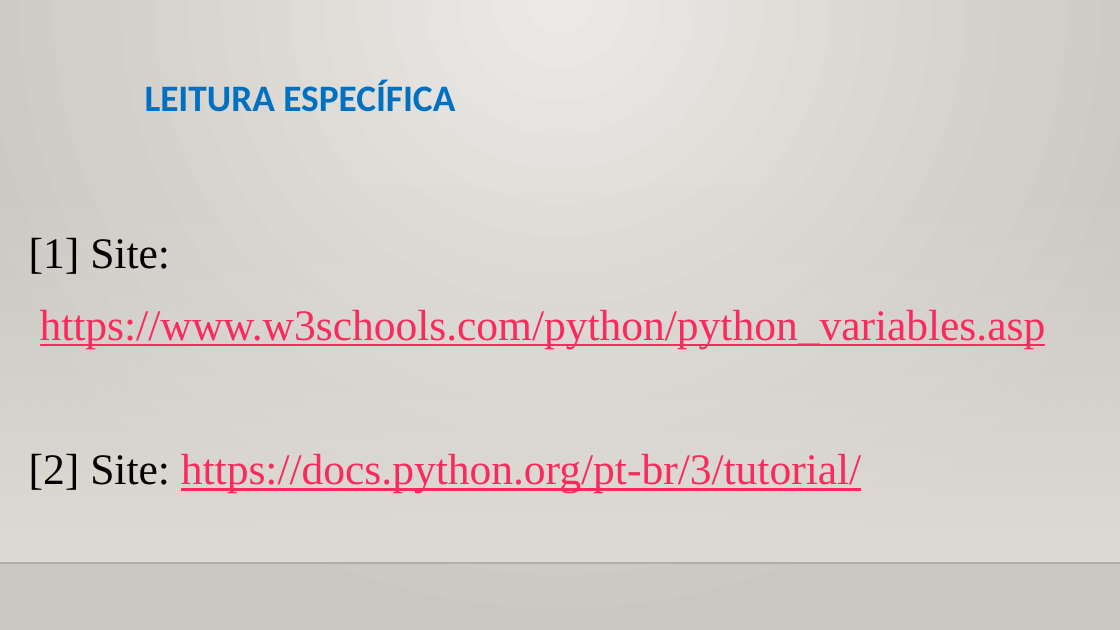
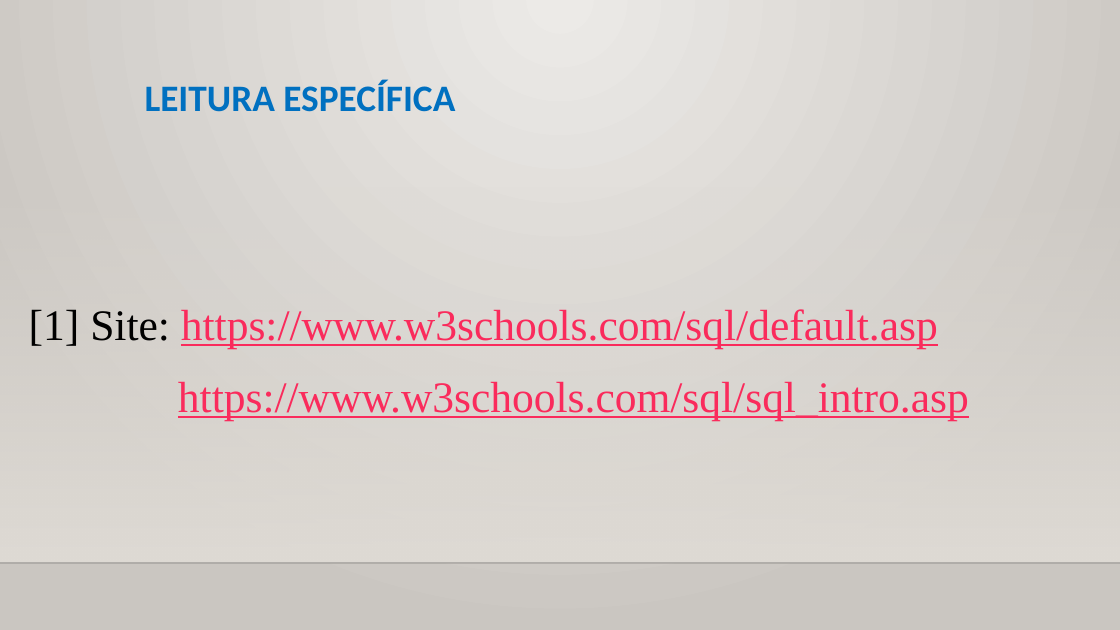
Before and after one commit to CloudEducationBrazil/WydenPythonParadigmas, a slide deck: slide 10 of 01 Classes/Aula 12, 13 Programação Python - Banco de Dados.pptx (slide 4 before the commit). Drawn at 1120x630 pixels with LibreOffice and Linux fonts; fonts in the diff are those of the drawing; background and template pictures are left out. Boxes give left, top, right and bottom in pixels: in the first picture for what was removed or moved away, otherwise in the second. Text is boxed around its words. In the diff, an @@ line names an element or a change of style, - is before the commit and + after.

Commit message:
revisão pptss Banco de Dados CRUD python

```diff
--- a/01 Classes/Aula 12, 13 Programação Python - Banco de Dados.pptx
+++ b/01 Classes/Aula 12, 13 Programação Python - Banco de Dados.pptx
@@ text at (x1=29, y1=309, x2=969, y2=421): text changed @@
-[1] Site:
-https://www.w3schools.com/python/python_variables.asp
-[2] Site: https://docs.python.org/pt-br/3/tutorial/
+[1] Site: https://www.w3schools.com/sql/default.asp
+https://www.w3schools.com/sql/sql_intro.asp
```
Also in this commit, not shown: 3 other slides changed, 6 slides added, 4 other files.
